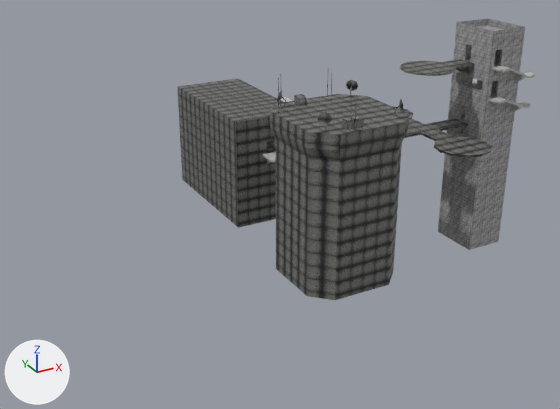
What one commit did to the Blender file Assets/Blends/level-1-sabotage.blend.
Both versions are drawn from a 50 mm lens placed at (-71.1, -85.6, 26.5), pointed at (-15.8, 15.0, -23.8). Lighting does not change. The marker at lower left points along +X, +Y and +Z.

The scene before the commit, as lines of its bpy script (objects in view):
```python
ob_level1_hanger_small = bpy.data.objects.new('level1-hanger-small', me_level1_hanger_small)
ob_level1_hanger_small.location = (-14.7, 32.4, -18.8)
ob_level1_hanger_small.rotation_euler = (1.571, 0.0, 0.0)  # degrees (90, 0, 0)
ob_level_1_control_tower = bpy.data.objects.new('level-1-control-tower', me_level_1_control_tower)
ob_level_1_control_tower.location = (-14.7, 0.0, -9.1)
ob_level_1_control_tower.rotation_euler = (1.571, 0.0, 0.0)  # degrees (90, 0, 0)
ob_level_1_landing_pad_building = bpy.data.objects.new('level-1-landing-pad-building', me_level_1_landing_pad_building)
ob_level_1_landing_pad_building.location = (10.0, -0.5, -2.8)
ob_level_1_landing_pad_building.rotation_euler = (1.571, 0.0, 0.0)  # degrees (90, 0, 0)
ob_level_1_landing_pad_lower = bpy.data.objects.new('level-1-landing-pad-lower', me_level_1_landing_pad_lower)
ob_level_1_landing_pad_lower.location = (0.0, 0.0, -9.4)
ob_level_1_landing_pad_lower.rotation_euler = (1.571, 0.0, 0.0)  # degrees (90, 0, 0)
# also in view: 'level-1-landing-pad' at (1.7, 0.0, -0.9)
```
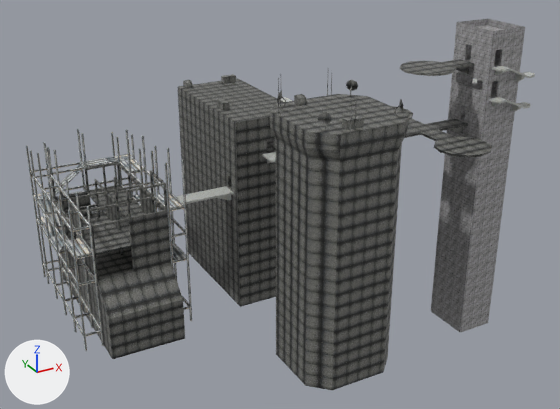
Pixel boxes [x1, y1, x2, y2] of what changed, in the pictures (560 x 409 px; the box of a moved part takes in the faces that stretch with it):
'level-1-control-tower', reshaped (40% taller): before [270, 75, 409, 300]; after [270, 75, 409, 390]
'level1-hanger-small', reshaped (55% taller): before [177, 78, 283, 228]; after [177, 74, 283, 307]
'level-1-landing-pad-building', reshaped (8% wider, 35% taller): before [438, 19, 525, 250]; after [431, 19, 525, 332]
'level1-constuction-site', added: after [52, 162, 185, 359]
'level1-constuction-scaffold', added: after [26, 129, 192, 351]
'level1-hanger-small-exit', added: after [176, 186, 234, 204]
part 1 of me_level1_hanger_small, added: after [183, 80, 193, 89]
part 2 of me_level1_hanger_small, built on: before [181, 152, 276, 228]; after [181, 99, 277, 307]
part 3 of me_level1_hanger_small, added: after [221, 74, 236, 84]
part 4 of me_level_1_control_tower, moved or reshaped: before [276, 216, 393, 300]; after [276, 216, 393, 390]
part 5 of me_level_1_landing_pad_building, moved or reshaped: before [438, 222, 499, 250]; after [431, 222, 499, 332]

Diff of the bpy script that builds the scene:
```diff
--- a/Assets/Blends/level-1-sabotage.blend.py
+++ b/Assets/Blends/level-1-sabotage.blend.py
@@ me_level1_hanger_small @@
 # used by ob_level1_hanger_small; location = (-14.7, 32.4, -18.8); rotation_euler = (1.571, 0.0, 0.0), in degrees (90, 0, 0)
-me_level1_hanger_small.from_pydata(...)  # 628 vertices, 517 faces; spans x -6.1..18.3, y -10.2..8.1, z -15.2..12.2
+me_level1_hanger_small.from_pydata(...)  # 714 vertices, 591 faces; spans x -6.1..18.3, y -25.4..9.3, z -15.2..12.2
+# me_level1_hanger_small part 1: a new loose piece of 16 vertices spanning x -5.3..-4.0, y 8.1..9.3, z -11.3..-9.9, in mat_tmp_door_png (picture img_tmp_door_png)
+# me_level1_hanger_small part 2: 24 vertices removed from x -6.1..6.1, y -10.2, z -12.2..12.2; 86 vertices added at x -6.1..6.1, y -25.4..9.3, z -12.2..12.2
+# me_level1_hanger_small part 3: 8 vertices added at x 2.2..4.7, y 8.1..9.3, z -11.1..-9.9
 me_level1_hanger_small.materials.append(mat_tmp_door_png)
@@ me_level_1_control_tower @@
 me_level_1_control_tower.from_pydata(...)  # 774 vertices, 605 faces; spans x -8.1..8.0, y -19.8..10.4, z -8.0..8.0
 # used by ob_level_1_control_tower; location = (-14.7, 0.0, -9.1); rotation_euler = (1.571, 0.0, 0.0), in degrees (90, 0, 0)
+# me_level_1_control_tower part 4: all 14 vertices in x -7.5..7.4, y -19.8, z -7.4..7.4 are moved by (0.0, -15.2, 0.0)
 me_level_1_control_tower.materials.append(mat_tmp_door_png)
@@ me_level_1_landing_pad_building @@
 me_level_1_landing_pad_building.from_pydata(...)  # 290 vertices, 258 faces; spans x -2.7..3.4, y -26.1..8.0, z -3.6..4.0
 # used by ob_level_1_landing_pad_building; location = (10.0, -0.5, -2.8); rotation_euler = (1.571, 0.0, 0.0), in degrees (90, 0, 0)
+# me_level_1_landing_pad_building part 5: all 12 vertices in x -2.7..3.4, y -26.1, z -3.6..4.0 are moved by (0.0, -15.2, 0.0)
 me_level_1_landing_pad_building.materials.append(mat_tmp_wall_png)
@@ ob_level1_hanger_small_exit @@
+ob_level1_hanger_small_exit = bpy.data.objects.new('level1-hanger-small-exit', me_level1_hanger_small_exit)  # 16 vertices, 9 faces; spans x -6.1..3.05, y -1.37..0.46, z -1.53..1.52; in mat_tmp_concrete_png (picture img_tmp_concrete_png)
+ob_level1_hanger_small_exit.location = (-23.8, 23.3, -23.6)
+ob_level1_hanger_small_exit.rotation_euler = (1.571, 0.0, 0.0)  # degrees (90, 0, 0)
@@ ob_level1_constuction_site @@
+ob_level1_constuction_site = bpy.data.objects.new('level1-constuction-site', me_level1_constuction_site)  # 396 vertices, 425 faces; spans x -6.4..5.8, y -16.8..8.8, z -13.0..16.0; in mat_tmp_door_png (picture img_tmp_door_png)
+ob_level1_constuction_site.location = (-38.8, 31.6, -27.4)
+ob_level1_constuction_site.rotation_euler = (1.571, 0.0, 0.0)  # degrees (90, 0, 0)
@@ ob_level1_constuction_scaffold @@
+ob_level1_constuction_scaffold = bpy.data.objects.new('level1-constuction-scaffold', me_level1_constuction_scaffold)  # 1624 vertices, 900 faces; spans x -16.8..1.5, y -16.3..12.6, z -15.4..12.3; in mat_tmp_pipe_jpg (picture img_tmp_pipe_jpg)
+ob_level1_constuction_scaffold.location = (-31.5, 32.3, -27.9)
+ob_level1_constuction_scaffold.rotation_euler = (1.571, 0.0, 0.0)  # degrees (90, 0, 0)
```
